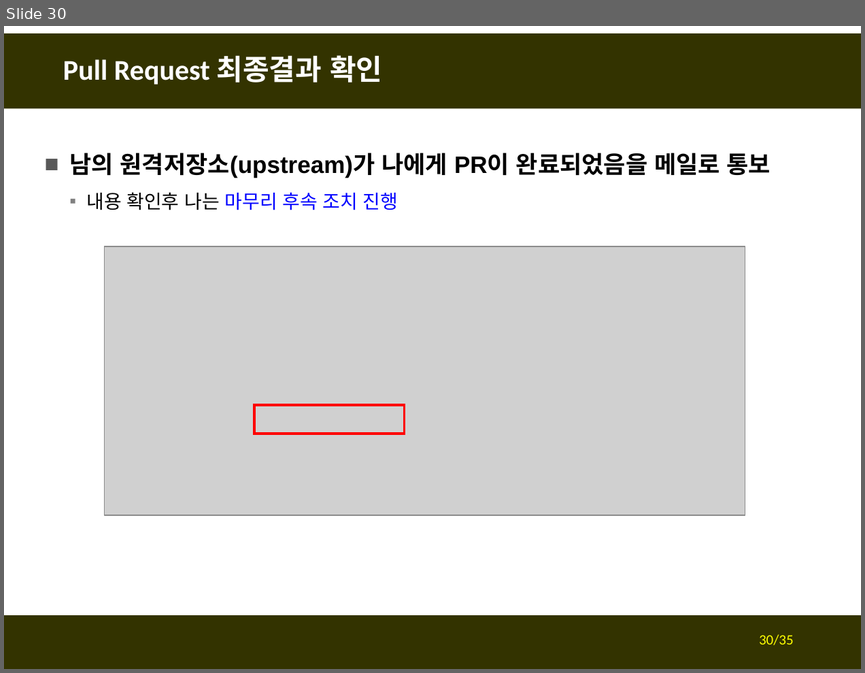
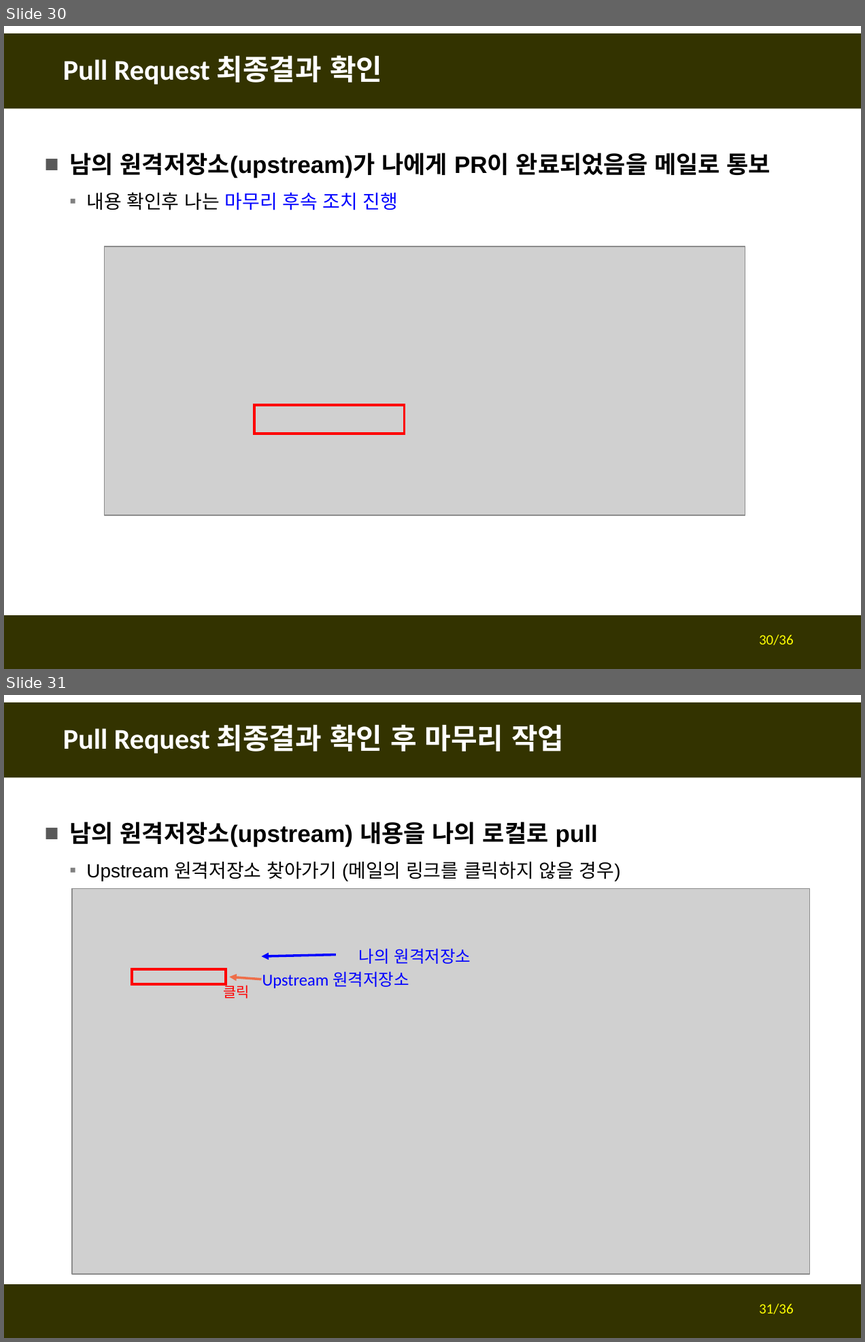
Before and after one commit to fasthill/github-lecture, a slide deck: git및github첫걸음3-forkclonePR.pptx. Shown one above the other, each under a label of ours: slide 30 before the commit, slides 30 and 31 after it. The pictures are 865x673 and 865x1342 pixels, drawn with LibreOffice and Linux fonts; fonts in the diff are those of the drawing; grey boxes stand for pictures. Boxes give left, top, right and bottom in pixels: in the first picture for what was removed or moved away, otherwise in the second. Text is boxed around its words. In the diff, an @@ line names an element or a change of style, - is before the commit and + after.

```diff
--- a/git및github첫걸음3-forkclonePR.pptx
+++ b/git및github첫걸음3-forkclonePR.pptx
@@ slide 31 added at (4, 695, 861, 1338), background #FFFFFF; not listed: 2 template elements that a slide beside it also shows @@
@@ title added at (63, 724, 564, 753), 24 pt, text #FFFFFF, bold @@
+Pull Request 최종결과 확인 후 마무리 작업
@@ text added at (69, 821, 621, 881), 16 pt, text #000000 @@
+■ 남의 원격저장소(upstream) 내용을 나의 로컬로 pull
+  ▪ Upstream 원격저장소 찾아가기 (메일의 링크를 클릭하지 않을 경우)
@@ picture added at (72, 889, 809, 1274) @@
@@ arrow added from (336, 955) to (261, 956), #0000FF 2 pt @@
@@ text added at (359, 948, 471, 964), 14 pt, text #0000FF @@
+나의 원격저장소
@@ rectangle added at (132, 969, 225, 985), outline #FF0000 2.25 pt @@
@@ arrow added from (261, 979) to (229, 977), #EE6E4A 2 pt @@
@@ text added at (262, 971, 409, 988), 14 pt, text #0000FF @@
+Upstream 원격저장소
@@ text added at (223, 983, 249, 998), 12 pt, text #FF0000 @@
+클릭
@@ page number added at (759, 1303, 793, 1314), 12 pt, text #FFFF00 @@
+31/36
@@ page number at (759, 634, 793, 645): text changed @@
-30/35
+30/36
```
Also in this commit, not shown: 7 slides changed.
